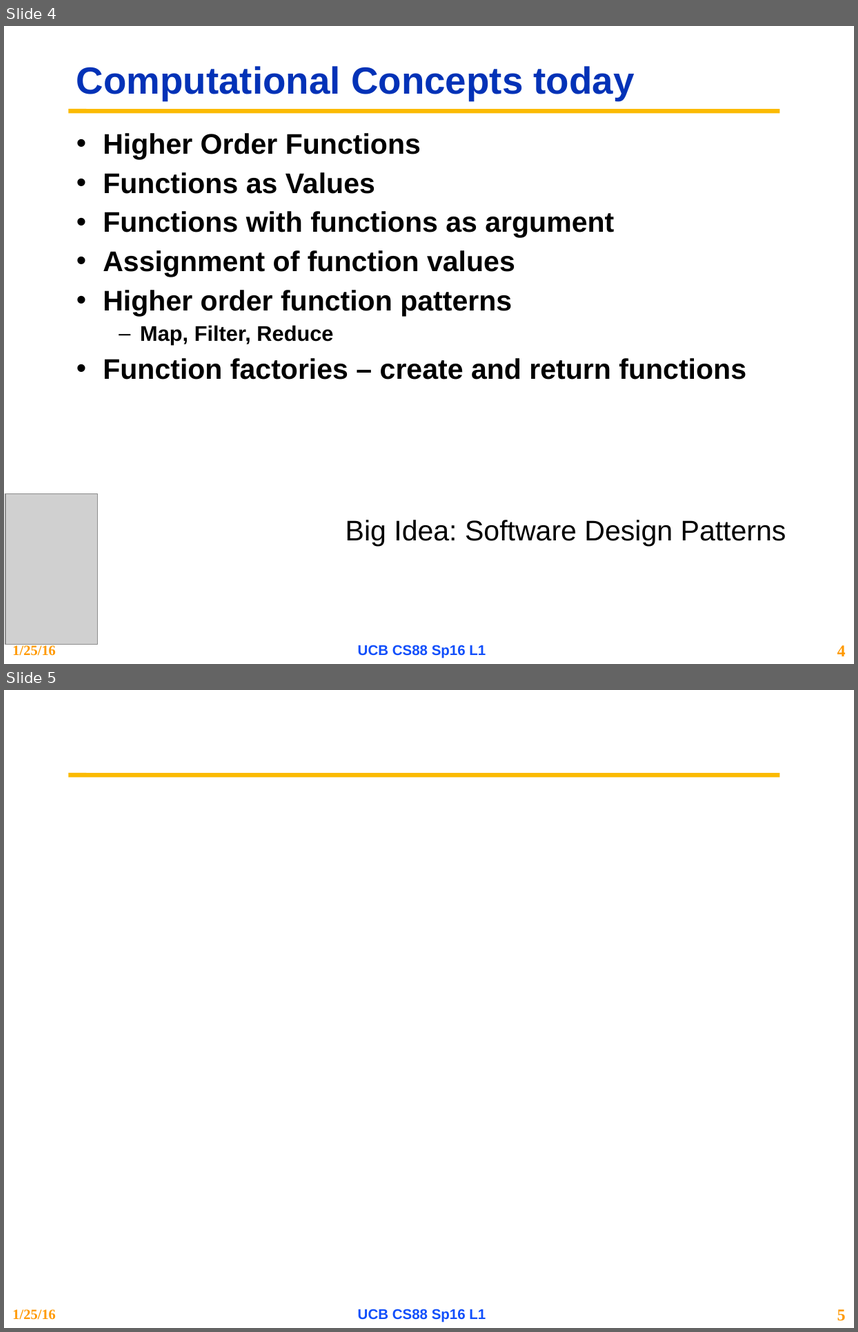
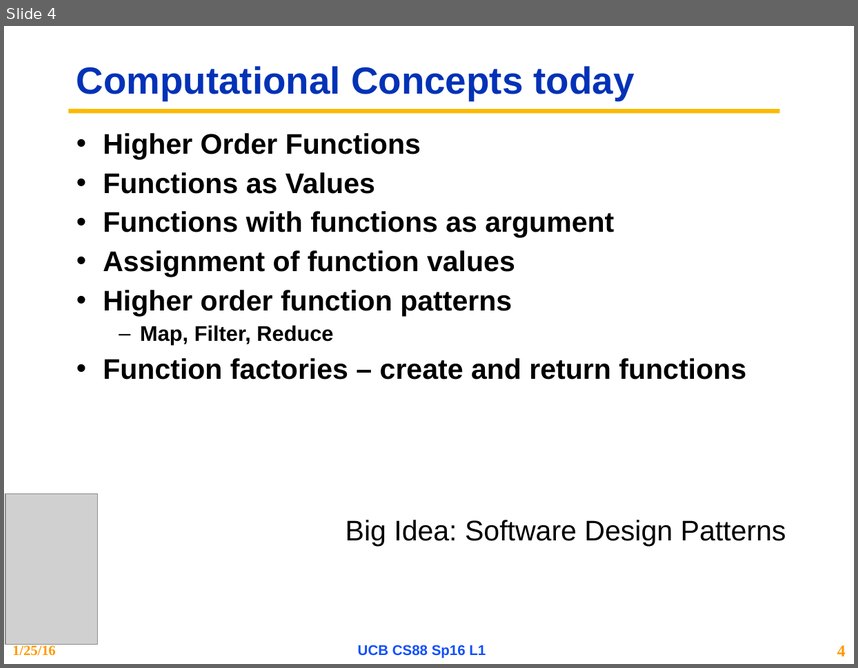
Before and after one commit to cs88-website/cs88-website.github.io, a slide deck: assets/slides/04-Higher_order_functions.pptx. Shown one above the other, each under a label of ours: slides 4 and 5 before the commit, slide 4 after it. The pictures are 858x1332 and 858x668 pixels, drawn with LibreOffice and Linux fonts; fonts in the diff are those of the drawing; grey boxes stand for pictures; background and template pictures are left out. Boxes give left, top, right and bottom in pixels: in the first picture for what was removed or moved away, otherwise in the second. Text is boxed around its words. In the diff, an @@ line names an element or a change of style, - is before the commit and + after.

Commit message:
Updated lost files and added lecture 9

```diff
--- a/assets/slides/04-Higher_order_functions.pptx
+++ b/assets/slides/04-Higher_order_functions.pptx
@@ slide 5 removed at <box>4,690,854,1328</box>, background #FFFFFF; not listed: 1 template element that a slide beside it also shows @@
@@ text removed at <box>12,1309,56,1319</box> @@
-1/25/16
@@ text removed at <box>358,1308,486,1322</box> @@
-UCB CS88 Sp16 L1
@@ page number removed at <box>838,1309,846,1321</box> @@
-5
```
Also in this commit, not shown: 24 other files.
